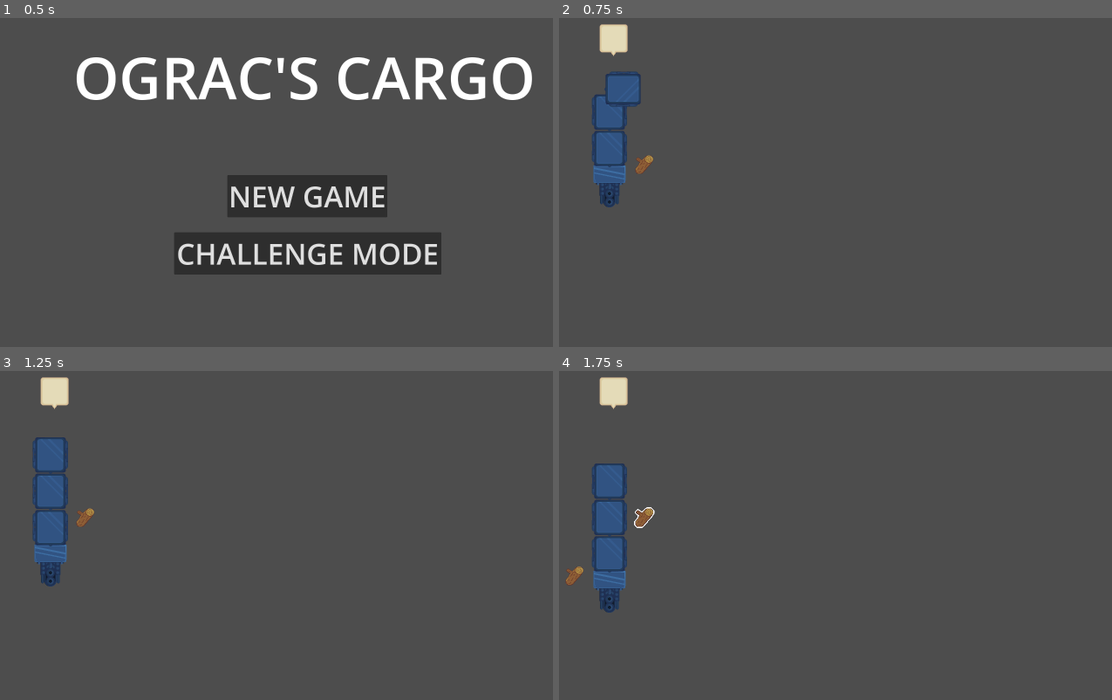
Above: before the commit, frames 1-4 (two rows, left to right).
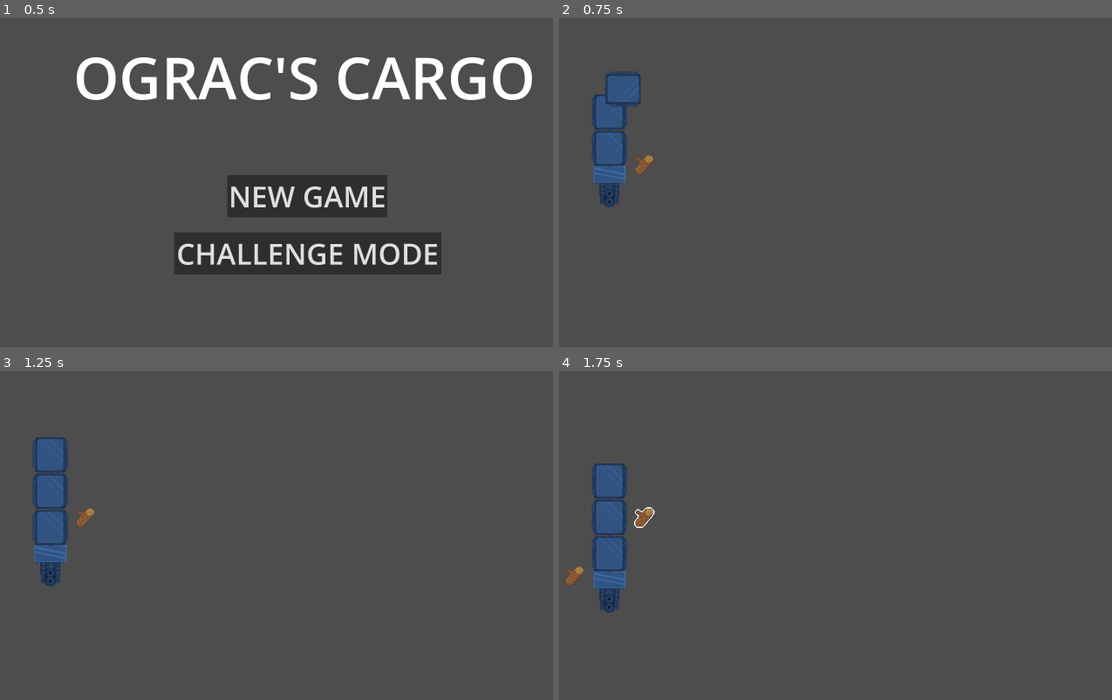
Above: after the commit, the same moments.

Repository: decadentpig/GMTK2025
Game: Godot game, scene res://main_menu.tscn
Same seed, same stepped clock (60 frames per second), same inputs: the game is played once before the commit and once after it.
Inputs (mouse positions are in pixels of both pictures, inside the frame that each line leads up to):
- Up to frame 1 (0.5 s): no input
- Up to frame 2 (0.75 s): click "CHALLENGE MODE" at 0.5 s
- Up to frame 3 (1.25 s): no input
- Up to frame 4 (1.75 s): move the mouse to (641, 519) at 1.27 s; click (641, 519) at 1.35 s

Frame 1 is identical in both runs. In frame 2, 0.5% of the frame differs, in the area x 7-13%, y 1-12%; in frame 3, 0.5%; in frame 4, 0.5%.

Commit message:
Clickable, type-selectable Contracts

Diff:
--- a/Scripts/contract_node.gd
+++ b/Scripts/contract_node.gd
@@ -2,10 +2,20 @@
 class_name Contract_Node
 
 var selected_by_player: bool = false
+var contract_type: GlobalVariables.RESOURCE_TYPE = GlobalVariables.RESOURCE_TYPE.NONE
 
 @onready var sprite2d = get_node("Sprite2D")
 @onready var resource_sprite = get_node("Resource_Sprite")
 @onready var highlighted_material = preload("res://Scenes/resource_highlight_material.material")
+
+func set_contract_type(type: GlobalVariables.RESOURCE_TYPE):
+	contract_type = type
+	if contract_type == GlobalVariables.RESOURCE_TYPE.WOOD:
+		resource_sprite.texture = GlobalVariables.wood_sprite
+	elif contract_type == GlobalVariables.RESOURCE_TYPE.METAL:
+		resource_sprite.texture = GlobalVariables.RESOURCE_TYPE.METAL
+	else:
+		print("Have only implemented wood and metal sprites on contract nodes! Whoops")
 
 func toggle_player_select():
 	if selected_by_player:
--- a/game_manager.gd
+++ b/game_manager.gd
@@ -6,6 +6,7 @@
 const CARRIAGE_SIZE = 128
 
 @onready var raw_resource_prefab = preload("res://Scenes/raw_resource_prefab.tscn")
+@onready var contract_node_prefab = preload("res://Scenes/contract_node_prefab.tscn")
 
 func func_get_cord_for_side(side: Variant) -> int:
 	var chosen_cord = null
--- a/scene.tscn
+++ b/scene.tscn
@@ -1,10 +1,8 @@
-[gd_scene load_steps=8 format=3 uid="uid://d2vvaaur2r211"]
+[gd_scene load_steps=5 format=3 uid="uid://d2vvaaur2r211"]
 
 [ext_resource type="Script" uid="uid://ca3vd21cdbsob" path="res://Scripts/train_manager.gd" id="1_3253y"]
 [ext_resource type="Script" uid="uid://djyec5cwx160w" path="res://game_manager.gd" id="1_u3cyc"]
-[ext_resource type="Script" uid="uid://bbw1uxq61h1fd" path="res://Scripts/contract_node.gd" id="4_m7jmp"]
 [ext_resource type="Texture2D" uid="uid://dhub01kk6a2gc" path="res://Assets/Train-Engine.png" id="4_u3cyc"]
-[ext_resource type="Texture2D" uid="uid://bcr0elw31uwe5" path="res://Assets/Customer-Speechbox.png" id="5_y2354"]
 
 [sub_resource type="Curve2D" id="Curve2D_u3cyc"]
 bake_interval = 0.01
@@ -12,9 +10,6 @@
 "points": PackedVector2Array(0, 0, 0, 0, 300, 320, 0, 0, 0, 0, 300, 1030, 0, 0, 0, 0, 2100, 1030, 0, 0, 0, 0, 2100, 320, 0, 0, 0, 0, 300, 320)
 }
 point_count = 5
-
-[sub_resource type="RectangleShape2D" id="RectangleShape2D_ni31j"]
-size = Vector2(116, 120)
 
 [node name="Scene" type="Node2D"]
 
@@ -32,20 +27,3 @@
 
 [node name="Sprite2D" type="Sprite2D" parent="Path2D/Train"]
 texture = ExtResource("4_u3cyc")
-
-[node name="Contract_Node" type="RigidBody2D" parent="."]
-position = Vector2(314, 145)
-input_pickable = true
-gravity_scale = 0.0
-script = ExtResource("4_m7jmp")
-
-[node name="Sprite2D" type="Sprite2D" parent="Contract_Node"]
-texture = ExtResource("5_y2354")
-
-[node name="Resource_Sprite" type="Sprite2D" parent="Contract_Node"]
-
-[node name="CollisionShape2D" type="CollisionShape2D" parent="Contract_Node"]
-position = Vector2(1, 3)
-shape = SubResource("RectangleShape2D_ni31j")
-
-[connection signal="input_event" from="Contract_Node" to="Contract_Node" method="_on_input_event"]
